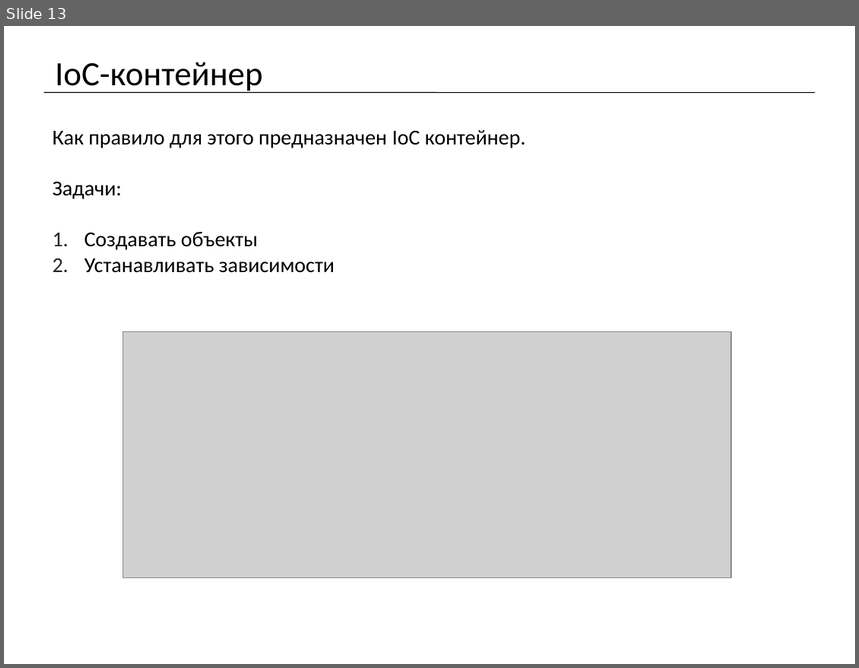
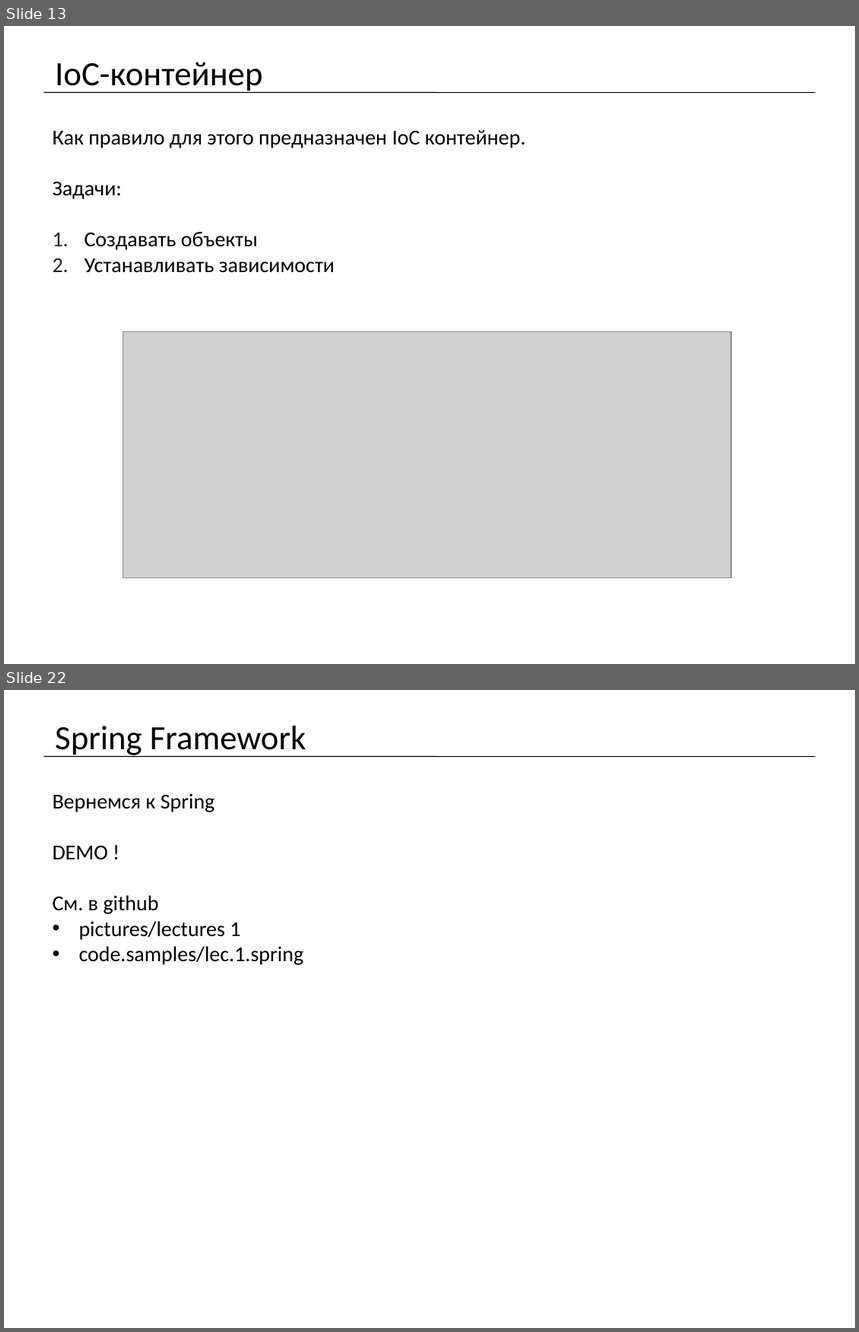
Before and after one commit to mrdekk/j2ee_course, a slide deck: lectures/j2ee. Lecture 1.pptx. Shown one above the other, each under a label of ours: slide 13 before the commit, slides 13 and 22 after it; the slides between them are not shown. The pictures are 859x668 and 859x1332 pixels, drawn with LibreOffice and Linux fonts; fonts in the diff are those of the drawing; grey boxes stand for pictures. Boxes give left, top, right and bottom in pixels: in the first picture for what was removed or moved away, otherwise in the second. Text is boxed around its words. In the diff, an @@ line names an element or a change of style, - is before the commit and + after.

Commit message:
change: лекция №1 add: проект maven + spring для лекции №1 add: скриншоты некоторых операций по созданию maven проекта с поддержкой spring и запуска его change: .gitignore файл для исключения папки target проектов spring из индекса

```diff
--- a/lectures/j2ee. Lecture 1.pptx
+++ b/lectures/j2ee. Lecture 1.pptx
@@ slide 22 added at (x1=4, y1=690, x2=855, y2=1328), background #FFFFFF @@
@@ title added at (x1=55, y1=726, x2=306, y2=757), 28.8 pt, text #000000 @@
+Spring Framework
@@ line added from (44, 756) to (815, 756), #000000 0.75 pt @@
@@ text added at (x1=53, y1=793, x2=304, y2=965), 18 pt, text #000000 @@
+Вернемся к Spring
+DEMO !
+См. в github
+• pictures/lectures 1
+• code.samples/lec.1.spring
```
Also in this commit, not shown: 1 slide changed, 9 other slides added, 21 other files.
